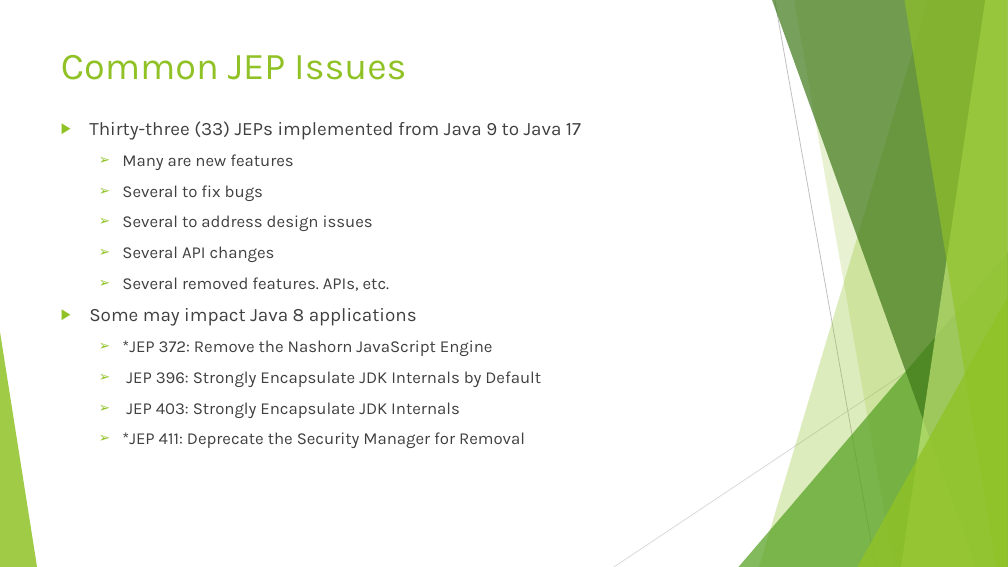
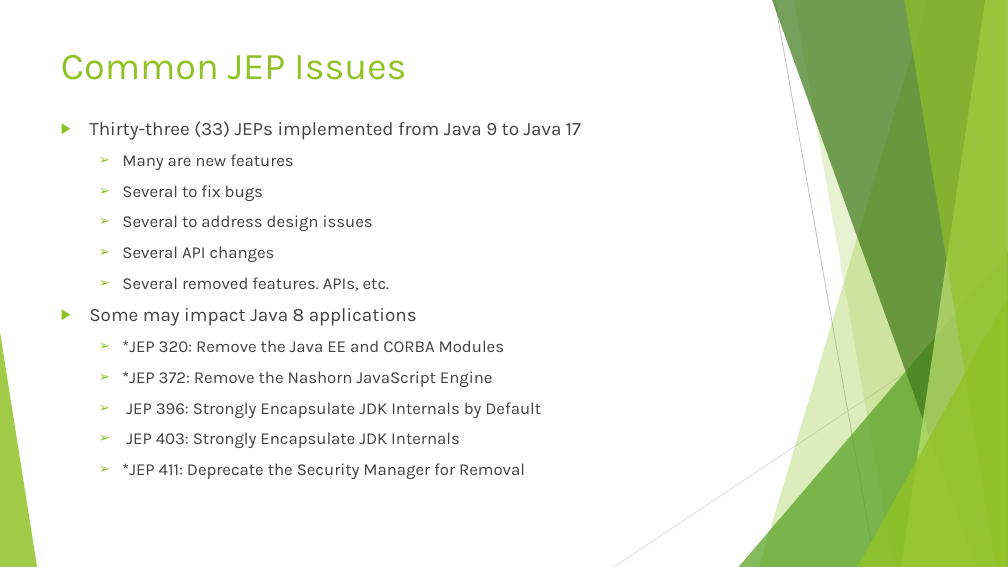
Before and after one commit to Rohan427/Qpid4Graal, a slide deck: slide 17 of doc/reference/Java_17 _Upgrade.pptx. Drawn at 1008x567 pixels with LibreOffice and Linux fonts; fonts in the diff are those of the drawing. Boxes give left, top, right and bottom in pixels: in the first picture for what was removed or moved away, otherwise in the second. Text is boxed around its words. In the diff, an @@ line names an element or a change of style, - is before the commit and + after.

Commit message:
Final version of Java 17 Upgrade PPT

```diff
--- a/doc/reference/Java_17 _Upgrade.pptx
+++ b/doc/reference/Java_17 _Upgrade.pptx
@@ text at bbox=[122, 340, 504, 352]: paragraph added @@
+  ➢ *JEP 320: Remove the Java EE and CORBA Modules
```
Also in this commit, not shown: 7 other slides changed.
